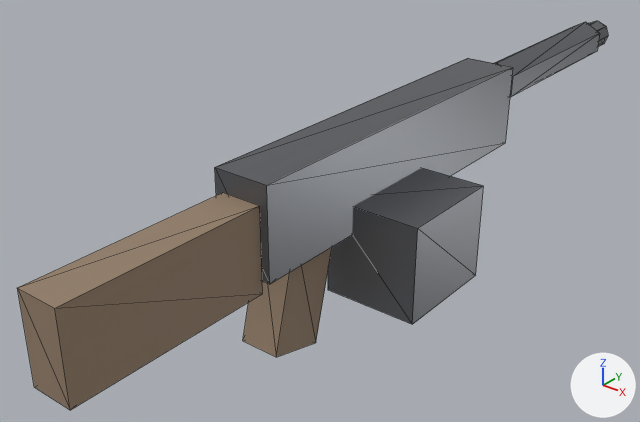
What one commit did to the glTF model godot/assets/weapons/gun_lmg.glb.
Rendered twice from a camera (50 mm lens) standing at (0.561, -0.625, 0.464) and looking at (-0.065, 0.157, -0.021). The lights are fixed; the arrows at lower right show +X, +Y and +Z. The picture after the commit comes second. Mesh edges are drawn as thin lines. Vertices at exactly the same position are counted once.

Names of what the first picture shows: 'Gun_lmg'.
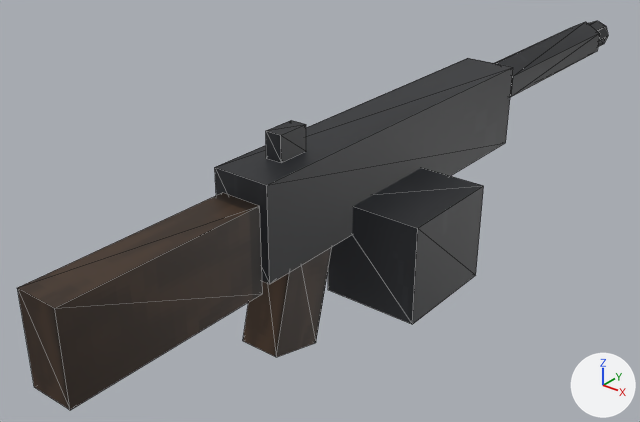
Patch to the scene script:
```diff
--- a/godot/assets/weapons/gun_lmg.glb.py
+++ b/godot/assets/weapons/gun_lmg.glb.py
@@ img_tex_wood @@
+img_tex_wood = load_image('tex_wood', '_unpacked/tex_wood', 64, 64, 'sRGB')
@@ img_tex_metal @@
+img_tex_metal = load_image('tex_metal', '_unpacked/tex_metal', 64, 64, 'sRGB')
@@ mat_metal @@
 mat_metal = bpy.data.materials.new('Metal')
-# nodes: BsdfPrincipled, OutputMaterial
-# colours: grey #727479
+# nodes: BsdfPrincipled, Mix, OutputMaterial, TexImage
+# colours: dark grey #2b2d31
+# uses the picture img_tex_metal
@@ mat_grip @@
 n0 = _N.new('ShaderNodeBsdfPrincipled'); n0.name = 'Principled BSDF'
-n0.inputs[0].default_value = (0.29, 0.208, 0.141, 1.0)  # 'Base Color', brown #937e69
-n0.inputs[2].default_value = 0.8  # 'Roughness'
 n1 = _N.new('ShaderNodeOutputMaterial'); n1.name = 'Material Output'
+n2 = _N.new('ShaderNodeMix'); n2.name = 'Mix'
+n2.data_type = 'RGBA'
+n2.blend_type = 'MULTIPLY'
+n2.inputs[0].default_value = 1.0  # 'Factor'
+n2.inputs[7].default_value = (0.0685, 0.0356, 0.0176, 1.0)  # 'B', brown #4a3524
+n3 = _N.new('ShaderNodeTexImage'); n3.name = 'Image Texture'
+n3.image = img_tex_wood
+n3.interpolation = 'Closest'
 _L.new(n0.outputs[0], n1.inputs[0])  # 'BSDF' to 'Surface'
+_L.new(n2.outputs[2], n0.inputs[0])  # 'Result' to 'Base Color'
+_L.new(n3.outputs[0], n2.inputs[6])  # 'Color' to 'A'
@@ me_gun_lmg @@
 # used by ob_gun_lmg; location = (0.0, 0.0, 0.0)
-me_gun_lmg.from_pydata(...)  # 68 vertices, 108 faces; spans x -0.035..0.12, y -0.29..0.82, z -0.116..0.115
+me_gun_lmg.from_pydata(...)  # 84 vertices, 132 faces; spans x -0.035..0.12, y -0.29..0.82, z -0.116..0.145
+# me_gun_lmg part 1: a new loose piece, a box spanning x -0.01..0.01, y 0.0..0.04, z 0.115..0.145, in mat_metal
+# other edits to the shape of me_gun_lmg do not show in these pictures
 me_gun_lmg.materials.append(mat_metal)
```

Where the change shows, as pixel boxes [x1, y1, x2, y2] in the pictures (640 x 422 px):
'Gun_lmg', surface changed, reshaped (darker): [17, 21, 608, 410] in both
part 1 of me_gun_lmg, added: after [266, 120, 306, 163]
